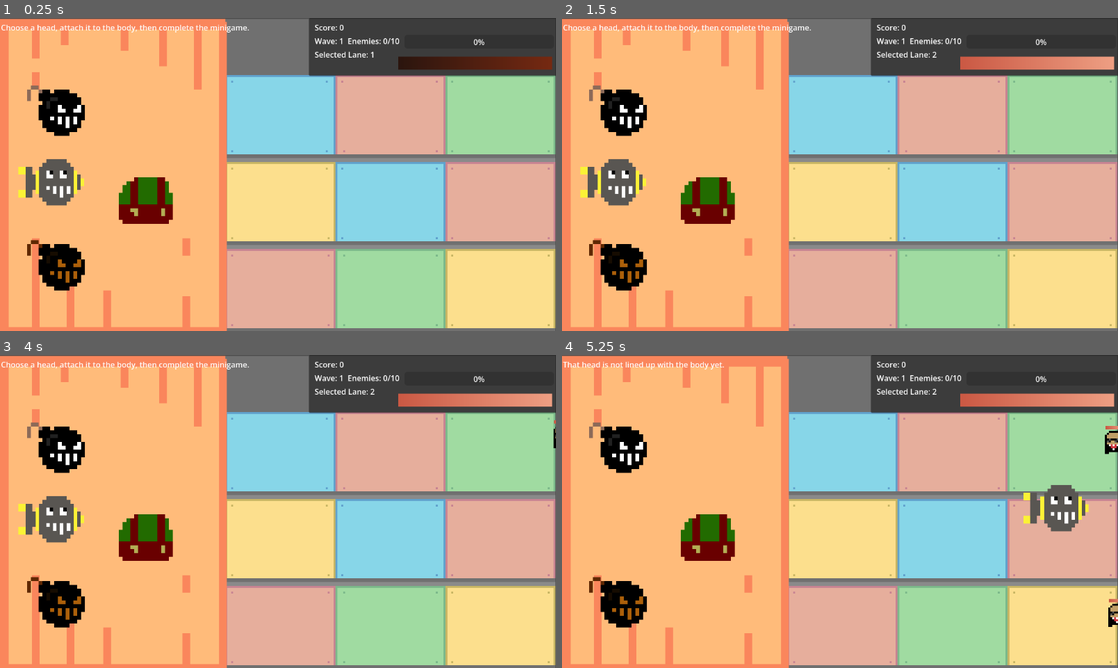
Above: before the commit, frames 1-4 (two rows, left to right).
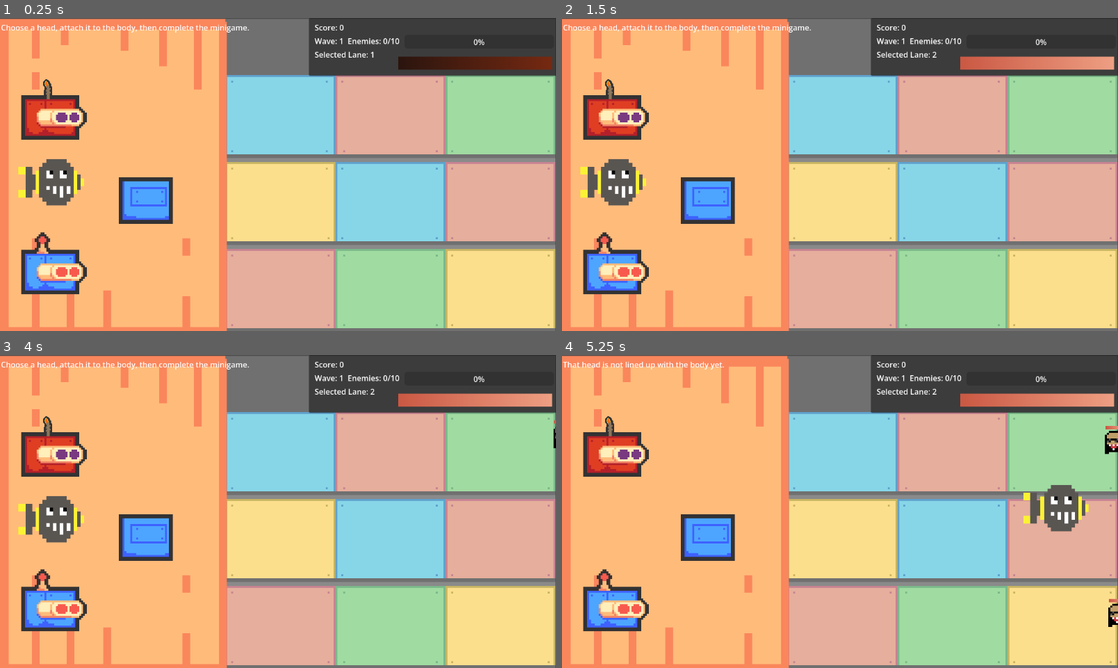
Above: after the commit, the same moments.

Repository: EctoCandy/Toy-Making-Game
Game: Godot game, scene res://Scenes/Lanes/lanes_proto_main.tscn
Two runs of this game, one before a commit and one after it. Both use one fixed random seed, a clock stepped at 60 frames per second and the inputs below.
Inputs (mouse positions are in pixels of both pictures, inside the frame that each line leads up to):
- Up to frame 1 (0.25 s): no input
- Up to frame 2 (1.5 s): tap Enter at 0.5 s; move the mouse to (962, 158) at 0.52 s; press the mouse at (962, 158) at 0.53 s; release the mouse at (962, 158) at 1.25 s; tap Space at 1.25 s; drag from (728, 190) to (984, 118) at 1.27 s
- Up to frame 3 (4 s): tap Enter at 2, 3.5 s; move the mouse to (333, 442) at 2.02 s; tap 2 at 2.1 s; click (333, 442) at 2.17 s; tap Space at 2.75 s; drag from (250, 574) to (239, 452) at 2.77 s; move the mouse to (444, 558) at 3.52 s; press the mouse at (444, 558) at 3.53 s
- Up to frame 4 (5.25 s): release the mouse at (1006, 558) at 4.25 s; tap Space at 4.25 s; drag from (673, 464) to (1117, 452) at 4.27 s; move the mouse to (867, 511) at 5.02 s; tap 2 at 5.1 s; click (867, 511) at 5.17 s

The runs differ from the first frame. In frame 1, 5.0% of the frame differs, in the area x 3-32%, y 19-89%; in frame 2, 5.0%; in frame 3, 5.0%; in frame 4, 5.0%.

Commit message:
final changes from me

Diff:
--- a/Scenes/Lanes/lanes_proto_main.tscn
+++ b/Scenes/Lanes/lanes_proto_main.tscn
@@ -5,6 +5,7 @@
 [ext_resource type="Texture2D" uid="uid://bpr36f64xjl8o" path="res://Assets/Art/Background.png" id="2_oild2"]
 [ext_resource type="PackedScene" uid="uid://q0gq8mno4fm" path="res://Scenes/Minigames/RobotBuilder.tscn" id="3_oild2"]
 [ext_resource type="PackedScene" uid="uid://4t183y78j406" path="res://Scenes/Lanes/health_bar.tscn" id="4_po6rj"]
+[ext_resource type="Texture2D" uid="uid://t0wlqjt811q1" path="res://Assets/Art/IRS_Game_over.png" id="6_262eb"]
 
 [sub_resource type="Gradient" id="Gradient_0b2sg"]
 colors = PackedColorArray(0.4608078, 0.16061279, 0.068631016, 1, 0.16709885, 0.081441276, 0.05518698, 1)
@@ -76,4 +77,26 @@
 texture_progress = SubResource("GradientTexture2D_262eb")
 target = NodePath("../..")
 
+[node name="GameOverScreen" type="Control" parent="ScreenUI" unique_id=153603077]
+layout_mode = 3
+anchors_preset = 0
+offset_right = 40.0
+offset_bottom = 40.0
+
+[node name="GameOverArt" type="TextureRect" parent="ScreenUI/GameOverScreen" unique_id=1320062546]
+layout_mode = 0
+offset_left = 360.0
+offset_top = 180.0
+offset_right = 920.0
+offset_bottom = 540.0
+mouse_filter = 2
+texture = ExtResource("6_262eb")
+
+[node name="RestartButton" type="Button" parent="ScreenUI/GameOverScreen" unique_id=1559973954]
+layout_mode = 0
+offset_left = 585.0
+offset_top = 500.0
+offset_right = 765.0
+offset_bottom = 545.0
+
 [connection signal="timeout" from="SpawnTimer" to="." method="_on_spawn_timer_timeout"]
--- a/Scenes/Minigames/RobotBuilder.tscn
+++ b/Scenes/Minigames/RobotBuilder.tscn
@@ -1,13 +1,14 @@
 [gd_scene format=3 uid="uid://q0gq8mno4fm"]
 
 [ext_resource type="Script" uid="uid://cks0oq22ymusy" path="res://Scripts/Minigames/robot_builder.gd" id="1_fsatl"]
-[ext_resource type="Texture2D" uid="uid://03do3l0joji8" path="res://Assets/Art/pixil-frame-0_13.png" id="2_sg3f8"]
 [ext_resource type="Texture2D" uid="uid://oui1cimu4q7t" path="res://Assets/Art/WorkBench.png" id="2_uyipn"]
-[ext_resource type="Texture2D" uid="uid://44w1wci3rfad" path="res://Assets/Art/pixil-frame-0_12.png" id="3_wunrn"]
+[ext_resource type="Texture2D" uid="uid://ci8hyucjr6mx5" path="res://Assets/Art/RoboBody.png" id="3_577ia"]
 [ext_resource type="Texture2D" uid="uid://bljipspqn4m3q" path="res://Assets/Art/missle_head-export.png" id="4_fsatl"]
+[ext_resource type="Texture2D" uid="uid://c2jhfthnp0nuw" path="res://Assets/Art/BombHead.png" id="4_vg4bv"]
 [ext_resource type="Script" uid="uid://ggolqtocxmxi" path="res://Scripts/Minigames/MinigameHost.gd" id="5_sg3f8"]
 [ext_resource type="PackedScene" uid="uid://d03jnho2hl6w5" path="res://Scenes/wind_up_key.tscn" id="5_ubdpx"]
 [ext_resource type="PackedScene" uid="uid://cj1uvjijlicxg" path="res://Scenes/Minigames/precision_click_minigame.tscn" id="6_u2lpb"]
+[ext_resource type="Texture2D" uid="uid://cpvvyhm5pd78n" path="res://Assets/Art/RoboHead.png" id="6_y3ddr"]
 [ext_resource type="PackedScene" uid="uid://46ien1865vi1" path="res://Scenes/Minigames/rapid_click_minigame.tscn" id="7_8rvw4"]
 [ext_resource type="PackedScene" uid="uid://7q7ejkuf8bt1" path="res://Scenes/Minigames/connect_points_minigame.tscn" id="8_crh31"]
 
@@ -29,13 +30,13 @@
 
 [node name="BodyPart" type="Sprite2D" parent="." unique_id=975611992]
 position = Vector2(300, 370)
-texture = ExtResource("2_sg3f8")
+texture = ExtResource("3_577ia")
 
 [node name="HeadChoices" type="Node2D" parent="." unique_id=1208515392]
 
 [node name="Head1" type="Sprite2D" parent="HeadChoices" unique_id=438432783]
 position = Vector2(110, 180)
-texture = ExtResource("3_wunrn")
+texture = ExtResource("4_vg4bv")
 
 [node name="Head2" type="Sprite2D" parent="HeadChoices" unique_id=27555610]
 position = Vector2(115, 332.5)
@@ -43,9 +44,8 @@
 texture = ExtResource("4_fsatl")
 
 [node name="Head3" type="Sprite2D" parent="HeadChoices" unique_id=1138895115]
-modulate = Color(0.6763604, 0.37868297, 0.039877195, 1)
 position = Vector2(110, 500)
-texture = ExtResource("3_wunrn")
+texture = ExtResource("6_y3ddr")
 
 [node name="WindUpKey" parent="." unique_id=1614891329 instance=ExtResource("5_ubdpx")]
 position = Vector2(236, 324)
--- a/Scripts/main.gd
+++ b/Scripts/main.gd
@@ -3,13 +3,15 @@
 signal health_changed
 signal lane_selected
 
-@export var player_unit_scene: PackedScene = preload("uid://dt3wdlwjtddbi")
-@export var enemy_unit_scene: PackedScene = preload("uid://daib08ro8i7su")
+@export var player_unit_scene: PackedScene = preload("res://Scenes/Lanes/basic_player_unit.tscn")
+@export var enemy_unit_scene: PackedScene = preload("res://Scenes/Lanes/basic_enemy.tscn")
 @export var robot_builder_scene: PackedScene = preload("res://Scenes/Minigames/RobotBuilder.tscn")
 
 @export var max_health := 1000.0
 
 const RAYCAST_COLLISION_MASK = 4
+
+const GAME_OVER_TEXTURE_PATH: String = "res://Assets/Art/IRS_Game_over.png"
 
 @export var left_screen_percent := 0.5
 @export var hud_height_percent := 0.17
@@ -58,6 +60,10 @@
 
 var health : float
 
+var game_over_screen: Control = null
+var game_over_art: TextureRect = null
+var restart_button: Button = null
+var game_is_over: bool = false
 
 func _ready() -> void:
 	randomize()
@@ -65,6 +71,7 @@
 	_find_or_create_robot_builder()
 	_find_or_create_lane_defense_area()
 	_find_or_create_hud_nodes()
+	_find_or_create_game_over_screen()
 
 	lane_dict = {
 		1: lane_1,
@@ -253,6 +260,94 @@
 		hud_background.size = Vector2(hud_width, hud_height_value)
 		hud_background.mouse_filter = Control.MOUSE_FILTER_IGNORE
 
+# Finds the game over screen made in the editor, or creates a simple fallback.
+func _find_or_create_game_over_screen() -> void:
+	if screen_ui == null:
+		screen_ui = get_node_or_null("ScreenUI") as CanvasLayer
+
+	if screen_ui == null:
+		screen_ui = CanvasLayer.new()
+		screen_ui.name = "ScreenUI"
+		add_child(screen_ui)
+
+	screen_ui.layer = 100
+	screen_ui.process_mode = Node.PROCESS_MODE_ALWAYS
+
+	game_over_screen = screen_ui.get_node_or_null("GameOverScreen") as Control
+
+	if game_over_screen == null:
+		game_over_screen = Control.new()
+		game_over_screen.name = "GameOverScreen"
+		screen_ui.add_child(game_over_screen)
+
+	game_over_screen.set_anchors_preset(Control.PRESET_FULL_RECT)
+	game_over_screen.offset_left = 0
+	game_over_screen.offset_top = 0
+	game_over_screen.offset_right = 0
+	game_over_screen.offset_bottom = 0
+	game_over_screen.mouse_filter = Control.MOUSE_FILTER_STOP
+	game_over_screen.process_mode = Node.PROCESS_MODE_ALWAYS
+	game_over_screen.z_index = 4000
+	game_over_screen.hide()
+
+	game_over_art = game_over_screen.get_node_or_null("GameOverArt") as TextureRect
+
+	if game_over_art == null:
+		game_over_art = TextureRect.new()
+		game_over_art.name = "GameOverArt"
+		game_over_screen.add_child(game_over_art)
+
+	var loaded_texture: Texture2D = load(GAME_OVER_TEXTURE_PATH) as Texture2D
+
+	if loaded_texture == null:
+		push_warning("Game over texture could not load. Check this path: " + GAME_OVER_TEXTURE_PATH)
+	else:
+		game_over_art.texture = loaded_texture
+
+	game_over_art.mouse_filter = Control.MOUSE_FILTER_IGNORE
+	game_over_art.stretch_mode = TextureRect.STRETCH_SCALE
+	game_over_art.z_index = 4001
+
+	restart_button = game_over_screen.get_node_or_null("RestartButton") as Button
+
+	if restart_button == null:
+		restart_button = Button.new()
+		restart_button.name = "RestartButton"
+		game_over_screen.add_child(restart_button)
+
+	restart_button.text = "Restart"
+	restart_button.process_mode = Node.PROCESS_MODE_ALWAYS
+	restart_button.mouse_filter = Control.MOUSE_FILTER_STOP
+	restart_button.z_index = 4002
+
+	var restart_callable: Callable = Callable(self, "_on_restart_button_pressed")
+
+	if not restart_button.pressed.is_connected(restart_callable):
+		restart_button.pressed.connect(restart_callable)
+
+	_layout_game_over_screen()
+
+func _layout_game_over_screen() -> void:
+	if game_over_screen == null:
+		return
+
+	var screen_size: Vector2 = get_viewport_rect().size
+
+	if game_over_art != null:
+		game_over_art.size = Vector2(560, 360)
+		game_over_art.position = Vector2(
+			(screen_size.x - game_over_art.size.x) / 2.0,
+			(screen_size.y - game_over_art.size.y) / 2.0
+		)
+
+	if restart_button != null:
+		restart_button.size = Vector2(180, 45)
+
+		# This places the button over the signature line area of the IRS paper.
+		restart_button.position = Vector2(
+			(screen_size.x / 2.0) - 10.0,
+			(screen_size.y / 2.0) + 140.0
+		)
 
 # Connects the robot builder and enemy timer.
 func _connect_signals() -> void:
@@ -483,9 +578,23 @@
 		_game_over()
 
 
-func _game_over():
-	get_tree().reload_current_scene.call_deferred()
-
+func _game_over() -> void:
+	if game_is_over:
+		return
+
+	game_is_over = true
+
+	if spawn_timer != null:
+		spawn_timer.stop()
+
+	if game_over_screen != null:
+		game_over_screen.show()
+
+	get_tree().paused = true
+
+func _on_restart_button_pressed() -> void:
+	get_tree().paused = false
+	get_tree().reload_current_scene()
 
 # Ends the wave only after all enemies have spawned and all enemies are defeated.
 func _check_for_wave_complete() -> void:
Binary file added: Assets/Art/BombHead.png
Not shown, added: Assets/Art/BombHead.png.import
Binary file added: Assets/Art/IRS_Game_over.png
Not shown, added: Assets/Art/IRS_Game_over.png.import
